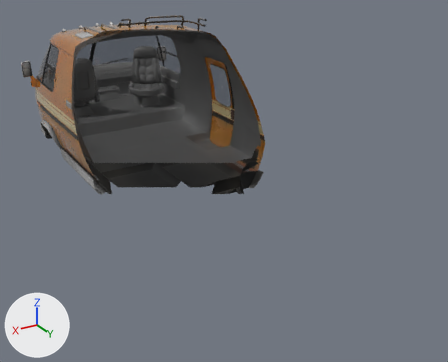
The glTF model assets/third_party/gmc_motorhome/motorhome.gltf, before and after one commit.
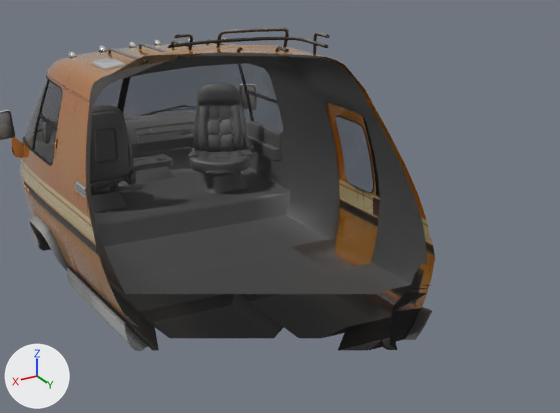
There are two pictures of each version: one whole from a camera (50 mm lens) standing at (4.5, 9.09, 3.34) and looking at (-0.42, 0.89, -0.76), one close up on the part from 5% to 75% of the width and 0% to 63% of the height. The lights are fixed; the arrows at lower left show +X, +Y and +Z. The last two pictures show the newer version. Everything nearer to the camera than a plane just in front of the edit is cut away. Where no turn or scale is listed for an object, it has been applied to the vertices.
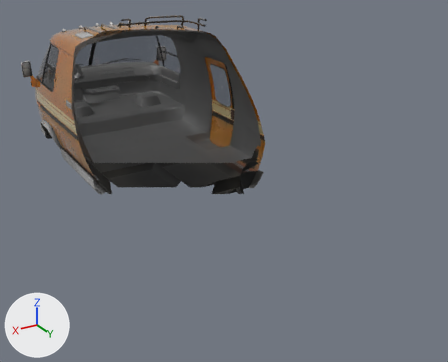
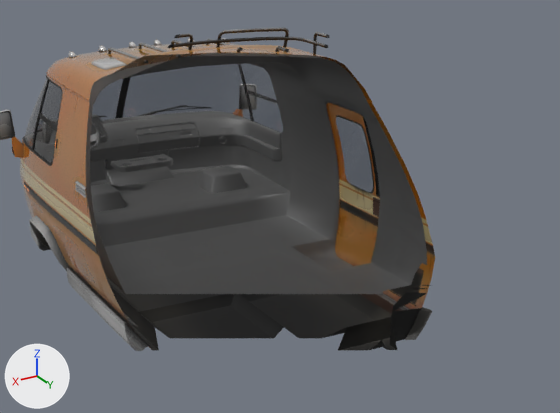
The change, as a diff of the scene's bpy script:
```diff
--- a/assets/third_party/gmc_motorhome/motorhome.gltf.py
+++ b/assets/third_party/gmc_motorhome/motorhome.gltf.py
@@ ob_object_8 @@
-ob_object_8 = bpy.data.objects.new('Object_8', me_object_2)
-ob_object_8.location = (0.752, -2.731, 0.13)
@@ ob_object_14 @@
-ob_object_14 = bpy.data.objects.new('Object_14', me_object_5)
-ob_object_14.location = (-0.746, -2.847, 0.1)
```

Boxes (x1, y1, x2, y2) around the edits, measured in the close-ups (560 x 413 px):
'Object_14', deleted
    before: (186, 83, 254, 176)
'Object_8', deleted
    before: (90, 105, 137, 192)
